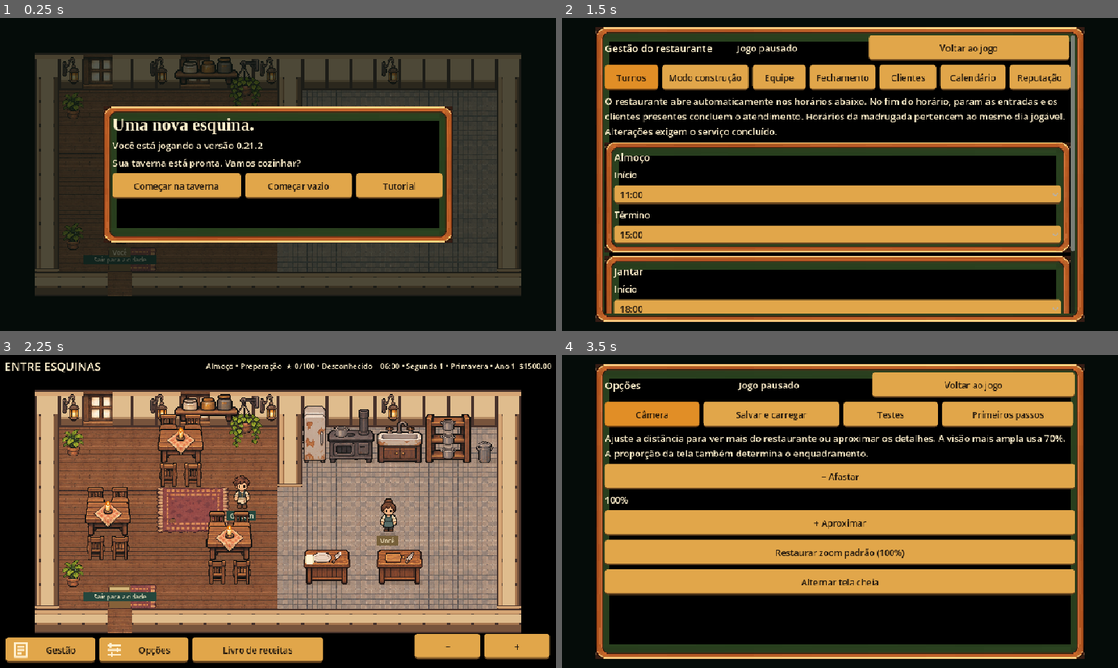
Above: before the commit, frames 1-4 (two rows, left to right).
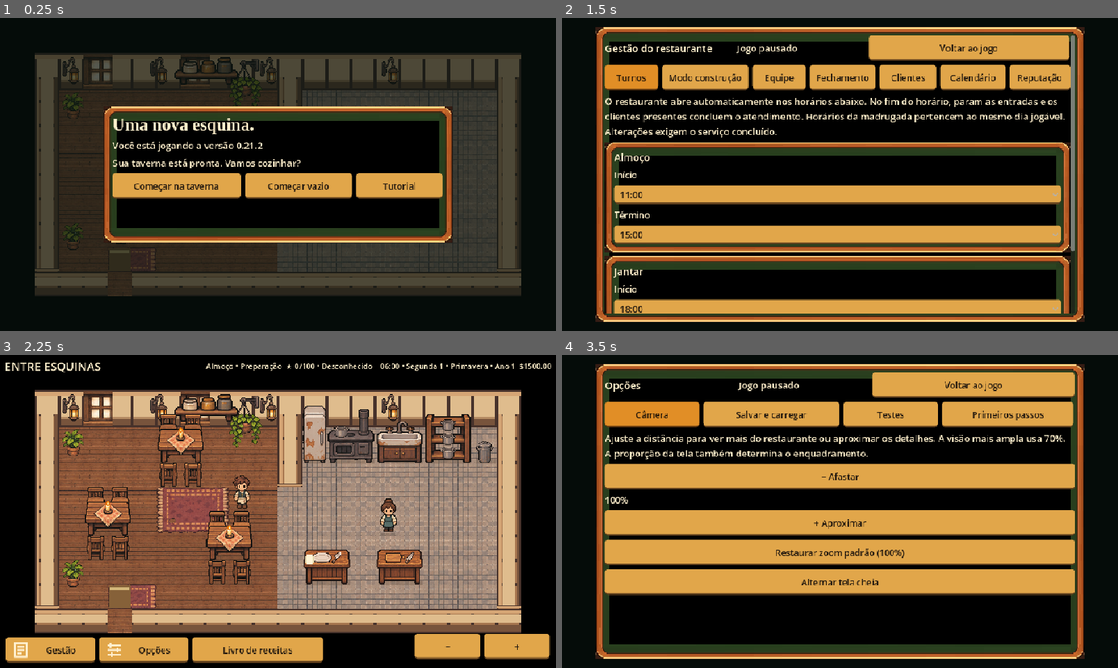
Above: after the commit, the same moments.

Repository: denerRsilva/Entre-Esquinas
Game: Godot game, scene res://mundo/Restaurante.tscn
Two runs of this game, one before a commit and one after it. Both use one fixed random seed, a clock stepped at 60 frames per second and the inputs below.
Inputs:
- Up to frame 1 (0.25 s): no input
- Up to frame 2 (1.5 s): click "Começar na taverna" at 0.5 s; click "Gestão" at 1.25 s
- Up to frame 3 (2.25 s): click "Voltar ao jogo" at 2 s
- Up to frame 4 (3.5 s): click "Opções" at 2.75 s

The runs differ from the first frame. In frame 1, 0.3% of the frame differs, in the area x 15-29%, y 73-79%; in frame 2, nothing differs; in frame 3, 0.6%, in the area x 15-72%, y 49-79%; in frame 4, nothing differs.

Commit message:
Remove automatic feedback windows and floating labels from gameplay

Diff:
--- a/godot/interface/Hud.gd
+++ b/godot/interface/Hud.gd
@@ -20,8 +20,6 @@
 	area("ordersHud",Rect2(710,74,245,170))
 	area("kitchenStatus",Rect2(8,74,320,120))
 	area("context",Rect2(150,360,500,110),false,false)
-	area("hint",Rect2(10,604,610,42),false,true)
-	area("notice",Rect2(10,500,520,70),false,true)
 	area("dock",Rect2(10,647,550,48),false,false)
 	area("actions",Rect2(720,641,234,54),false,false)
 	area("catalog",Rect2(10,649,168,44),false,false)
@@ -103,8 +101,6 @@
 	region("hud",Rect2(8,5,w-16,47))
 	region("ordersHud",Rect2(w-253,64,245,minf(210,h-150)))
 	region("kitchenStatus",Rect2(8,64,minf(320,w*0.34),minf(180,h-160)))
-	region("hint",Rect2(10,h-96,minf(610,w-290),42))
-	region("notice",Rect2(10,maxf(64,h-200),minf(520,w-20),70))
 	region("dock",Rect2(10,h-53,minf(550,w-280),48))
 	region("actions",Rect2(w-244,h-59,234,54))
 	region("catalog",Rect2(10,h-51,168,44))
@@ -145,12 +141,6 @@
 				var panel_y := anchor_y-100.0 if anchor_y>=160.0 else anchor_y+80.0
 				var width: float = entry[2].size.x
 				root.position=Vector2(clampf((float(anchor.x)+float(anchor.w)/2.0)*40.0*float(cam[2])-float(cam[0])*float(cam[2])-width/2,layout_bounds.position.x+5,layout_bounds.end.x-width-5),clampf(panel_y,layout_bounds.position.y+60,layout_bounds.end.y-120))
-		if key=="notice":
-			var notice_y:=layout_bounds.position.y+maxf(64,layout_size.y-200)
-			if slots.context[0].visible:
-				var actions_y:float=slots.context[0].position.y
-				notice_y=actions_y-80.0 if actions_y>=140.0 else actions_y+120.0
-			root.position=Vector2(layout_bounds.position.x+10,clampf(notice_y,layout_bounds.position.y+60,layout_bounds.end.y-100))
 		var progress_values: Array = []
 		var signature:String=JSON.stringify(progress_signature(item,progress_values) if key in ["kitchenStatus","ordersHud"] else item)
 		if cache.get(key)==signature:
--- a/godot/interface/PainelJogoNativo.gd
+++ b/godot/interface/PainelJogoNativo.gd
@@ -86,7 +86,11 @@
 		if not SCENE.same(selected,c.id) and not SCENE.same(selected,c.seat) and (table==null or not SCENE.same(selected,table.id)):continue
 		var target := row(s,rows,selected_object if selected_object!=null else chair if chair!=null else c)
 		if c.state=="waiting":target.children.append(button("Anotar pedido","note",{"kind":"customer","id":c.id}))
-		if c.state=="ordered":target.children.append(button("Servir "+SERVICE.RECIPES.data[c.recipe].name,"serve",{"kind":"customer","id":c.id,"recipe":c.recipe}))
+		if c.state=="ordered":
+			target.children.append(button("Servir "+SERVICE.RECIPES.data[c.recipe].name,"serve",{"kind":"customer","id":c.id,"recipe":c.recipe}))
+			var order = service.find(s.orders,c.order)
+			if model.get("cleanView",false) and order!=null and order.state=="ordered":
+				target.children.append(button("Pedido prioritário" if s.priority==order.id else "Priorizar pedido","note",{"kind":"priority","id":order.id}))
 	return node("div",rows.values(),"context")
 func kitchen_status(s: Dictionary) -> Dictionary:
 	var jobs: Array = []
@@ -113,6 +117,8 @@
 	var status := "Encerrando o dia" if s.clock.ending else "Concluindo" if s.closing else "Aberto" if s.open else "Encerrado" if s.clock.minute>=hours.end else "Preparação" if s.clock.minute<hours.start else "Fechado"
 	var date := CALENDAR.date(int(s.day))
 	var summary: String = period+" • "+status+"  ★ "+str(int(s.reputation.score))+"/100 • "+CALENDAR.reputation_level(s.reputation.score)+"    "+CALENDAR.time_text(s.clock.minute)+" • "+date.weekday+" "+str(date.day)+" • "+date.season+" • Ano "+str(date.year)+"  $%.2f"%s.cash
+	if model.get("cleanView",false):
+		return {"hud":node("div",[plain(summary)],"hud"),"openBtn":null,"ordersHud":null,"kitchenStatus":null,"context":context(s,model)}
 	var orders: Array = []
 	for c in s.customers:
 		if c.state!="waiting":continue
--- a/godot/project.godot
+++ b/godot/project.godot
@@ -1,7 +1,7 @@
 config_version=5
 [application]
 config/name="Entre Esquinas — Restaurante"
-config/version="0.21.2-godot.28"
+config/version="0.21.2-godot.29"
 run/main_scene="res://mundo/Restaurante.tscn"
 run/max_fps=60
 config/features=PackedStringArray("4.6", "GL Compatibility")
--- a/godot/qa/BarrasAnimadasUI.gd
+++ b/godot/qa/BarrasAnimadasUI.gd
@@ -36,7 +36,11 @@
 		if op[0]=="progress" and str(op[1]).begins_with("patience:"):patient_bar=true
 	check(patient_bar,"Cliente aguardando mostra paciência no cenário")
 	g.hud.sync(packet);await layout()
-	check(g.hud.order_bars.size()==1 and g.hud.order_bars[0].value>0,"Cliente tem barra correspondente no painel de pedidos")
+	check(not g.hud.slots.ordersHud[0].visible and packet.ui.ordersHud==null,"Paciência fica só no cenário, sem painel automático duplicado")
+	# The reusable progress control is still tested independently of gameplay HUD.
+	packet.ui.ordersHud={"tag":"div","children":[{"tag":"div","children":[{"tag":"progress","max":1,"value":0.8,"color":"patience"}]}]}
+	g.hud.sync(packet);await layout()
+	check(g.hud.order_bars.size()==1 and g.hud.order_bars[0].value>0,"Controle reutilizável mantém valores fracionários")
 	var id: int = g.hud.order_bars[0].get_instance_id()
 	for child in packet.ui.ordersHud.children[0].children:
 		if child.tag=="progress":child.value=0.91
--- /dev/null
+++ b/godot/qa/InterfaceLimpaUI.gd
@@ -0,0 +1,54 @@
+extends "res://qa/BaseInterfaceNativa.gd"
+func clean(label: String) -> Dictionary:
+	var packet: Dictionary = g.session.step(0,[])
+	g.hud.sync(packet)
+	check(not packet.ui.has("notice") and not packet.ui.has("hint"),label+": sem aviso flutuante")
+	check(packet.ui.get("ordersHud")==null and packet.ui.get("kitchenStatus")==null,label+": sem painéis automáticos")
+	check(not g.hud.slots.ordersHud[0].visible and not g.hud.slots.kitchenStatus[0].visible,label+": janelas de feedback invisíveis")
+	for op in packet.scene:
+		if op[0]=="rect":check(op[5]!="#25473df2",label+": sem molduras de feedback sobre clientes")
+		if op[0]=="text":check(op[3] in ["✦","!"],label+": sem nomes, instruções ou confirmações no cenário")
+	return packet
+func run():
+	await start_game()
+	check(not g.hud.slots.has("notice") and not g.hud.slots.has("hint"),"HUD não cria janelas de notificação")
+	clean("Início mobiliado")
+	g.session.notify("Mensagem de teste de sucesso");g.tick(0);clean("Ação concluída")
+	g.session.notify("Mensagem de teste de erro",true);g.tick(0);clean("Ação indisponível")
+	await take("frango");await click_object("prep")
+	var packet := clean("Corte em andamento")
+	check(packet.scene.any(func(op):return op[0]=="progress" and str(op[1]).begins_with("task:")),"Corte mantém barra animada no objeto")
+	advance(2.1)
+	check(g.session.state.player.hand.item=="frango_cut","Corte termina e devolve ingrediente sem precisar de notificação")
+	clean("Corte concluído")
+	await click_object("stove")
+	packet=clean("Interação com fogão")
+	g.session.selected=null;g.tick(0)
+	await click_object("fridge")
+	check(g.frame_data.modal=="management" and g.hud.slots.modal[0].visible,"Inventário continua acessível por interação")
+	g.session.close_dialog();g.tick(0)
+	g.session.open_dialog("options");g.tick(0)
+	check(g.hud.slots.modal[0].visible,"Opções continuam acessíveis")
+	g.session.close_dialog();g.tick(0)
+	g.session.enter_construction();g.session.begin_build("worktable");g.tick(0)
+	check(g.hud.slots.build[0].visible,"Confirmação necessária da construção continua disponível")
+	g.session.root_action("exitConstruction");g.tick(0)
+	var s: Dictionary = g.session.state
+	g.session.ADMIN.test_clock(s,660);g.tick(0)
+	var sim = g.session.simulation
+	sim.service.random_source=func():return 0.5
+	check(sim.spawn(s),"Cliente entra para verificar interação sem painel de pedidos")
+	var customer: Dictionary = s.customers[0]
+	customer.state="waiting";customer.motion=null;customer.goal=null
+	var chair = g.session.BUILD.find(s.objects,customer.seat)
+	customer.x=chair.x;customer.y=chair.y
+	s.player.x=chair.x;s.player.y=chair.y+1;s.player.motion=null;s.player.goal=null
+	sim.service.begin(s,customer,"service");sim.service.take_order(s,s.player,customer)
+	g.session.selected=customer.id;g.tick(0);await layout()
+	check(await press("Priorizar pedido") and s.priority==customer.order,"Prioridade continua acessível ao interagir com cliente")
+	packet=clean("Cliente com pedido")
+	check(packet.scene.any(func(op):return op[0]=="food" and op[1]==customer.recipe),"Pedido continua identificado por ícone de comida")
+	if "--capture" in OS.get_cmdline_user_args():
+		root.mode=Window.MODE_WINDOWED;root.size=Vector2i(1920,1080);await layout();g.tick(0);await layout();await RenderingServer.frame_post_draw
+		root.get_texture().get_image().save_png("/tmp/esquinas-interface-limpa.png")
+	await finish()
--- a/godot/simulacao/nativa/Cena.gd
+++ b/godot/simulacao/nativa/Cena.gd
@@ -10,6 +10,7 @@
 const PORTALS = {"restaurant":[{"x":7,"y":14,"name":"Sair para a cidade"}],"street":[{"x":12,"y":5,"name":"Entrar no restaurante"}],"stock":[{"x":21,"y":14,"name":"Voltar à cozinha"}]}
 var commands: Array = []
 var alpha := 1.0
+var clean_view := false
 var facing: Dictionary = {}
 var velocity: Variant = null
 var identities: Dictionary = {}
@@ -20,6 +21,7 @@
 func box(x: float,y: float,w: float,h: float,color: String) -> void:commands.append(["rect",FOOD.pixel(x),FOOD.pixel(y),FOOD.pixel(w),FOOD.pixel(h),color,alpha])
 func text(value: String,x: float,y: float,size: int,color: String,align: String = "center") -> void:commands.append(["text",FOOD.pixel(x),FOOD.pixel(y),value,size,color,align])
 func label(value: String,x: float,y: float,color: String = "#25473d") -> void:
+	if clean_view:return
 	var width := (value.to_utf16_buffer().size()/2)*10*0.60+12
 	box(x-width/2,y-10,width,16,color);text(value,x,y+2,10,"#fff0ce")
 func food(item: String,x: float,y: float,w: float,h: float) -> bool:
@@ -100,13 +102,15 @@
 	if construction:return
 	if a.id=="player":label("Você",x,bottom+12,"#77603a")
 	elif a.id.begins_with("worker"):label("Logística" if a.id=="worker1" else "Garçom",x,bottom+11)
-	elif a.get("recipe")!=null and a.get("order")!=null and a.state in ["ordered","eating"]:box(x-17,bottom-82,34,28,"#25473df2");food(a.recipe,x-15,bottom-82,30,26)
+	elif a.get("recipe")!=null and a.get("order")!=null and a.state in ["ordered","eating"]:
+		if not clean_view:box(x-17,bottom-82,34,28,"#25473df2")
+		food(a.recipe,x-15,bottom-82,30,26)
 	elif same(selected,a.id):label({"lia":"Lia","beto":"Beto","nina":"Nina"}.get(a.id,"Cliente"),x,bottom+11)
 	if a.wait>=5:label("Aguardando passagem",x,bottom-68,"#78503a")
 	if a.get("experience")!=null:
 		var indicator = service.indicator(s,a)
 		if indicator!=null:
-			box(x+18,bottom-82,28,25,"#25473df2");text(indicator.emoji,x+32,bottom-62,20,"#fff3d5")
+			if not clean_view:box(x+18,bottom-82,28,25,"#25473df2");text(indicator.emoji,x+32,bottom-62,20,"#fff3d5")
 			if indicator.phase!=null:commands.append(["progress","patience:"+str(a.id)+":"+str(indicator.phase),x-22,bottom-94,44,8,indicator.ratio,"patience"])
 static func table_plate_position(table: Dictionary,chair: Dictionary) -> Vector2:
 	var rect := MOVE.MAP.rect(table)
@@ -199,7 +203,7 @@
 	elif o.type=="kitchen" and STORE.ready_count(o)>0:label(str(STORE.ready_count(o))+" pratos prontos",x+w/2,y-20)
 	if o.get("feedback")!=null and o.feedback.until>s.time:label("✓ "+o.feedback.label,x+w/2,y-47,"#3b6448")
 func draw(s: Dictionary,ui: Dictionary,input: Variant = null) -> Array:
-	commands=[];alpha=1;velocity=input;identities=ui.get("actorTokens",{})
+	commands=[];alpha=1;clean_view=ui.get("cleanView",false);velocity=input;identities=ui.get("actorTokens",{})
 	var room: String = s.player.room
 	if room=="street":label("ENCERRANDO" if s.closing else "ABERTO" if s.open else "FECHADO",675,200,"#3b6448" if s.open else "#77503a")
 	if room=="restaurant" and not s.singleRoom:
@@ -258,7 +262,7 @@
 	return commands
 
 func feedback(s: Dictionary) -> void:
-	for a in MOVE.ACTORS.actors(s):
+	for a in ([] if clean_view else MOVE.ACTORS.actors(s)):
 		if a.room!=s.player.room or a.get("carry")==null or a.carry.kind!="dish":continue
 		var pos := MOVE.position(a)
 		box(pos.x*40+9,pos.y*40-48,23,17,"#25473de0")
--- a/godot/simulacao/nativa/SessaoCompleta.gd
+++ b/godot/simulacao/nativa/SessaoCompleta.gd
@@ -327,7 +327,7 @@
 		return {"modal":admin_ui.render(state,{"mode":mode,"tab":tab,"object":dialog_object,"camera":camera_level,"generation":generation,"notice":menu_notice},panel)}
 	if construction:
 		var result := {"catalog":node("div",[button("Construção","toggleCatalog")],"constructionControls")}
-		if drawer:result.drawer=node("div",[node("div",[node("b",[ …(172 unchanged characters)… 2f"%state.cash),catalog_ui.render(state),label(state.message)],"constructionDrawer")
+		if drawer:result.drawer=node("div",[node("div",[node("b",[ …(172 unchanged characters)… 2f"%state.cash),catalog_ui.render(state)],"constructionDrawer")
 		if building!=null:
 			var error = preview_error()
 			var is_kit: bool = BUILD.TABLE_KITS.has(building.type)
@@ -342,11 +342,9 @@
 			result.build=node("div",[node("b",[text(("Mover: " if building.moving!=null else "Instalar: ")+BUILD.CATALOG.data[building.type].name)]),label(error if error!=null else hint),node("div",actions,"","buildActions")],"buildBar")
 		return result
 	var door := CAMERA.door(state,camera,viewport,rect,false,false,false)
-	var result: Dictionary = game_ui.render(state,{"selectedObject":selected,"constructionMode":false,"modal":false,"building":building,"doorHidden":door.hidden},velocity)
-	for key in ["ordersHud","kitchenStatus"]:result[key]=food_ui.decorate(result[key])
+	var result: Dictionary = game_ui.render(state,{"selectedObject":selected,"constructionMode":false,"modal":false,"building":building,"doorHidden":door.hidden,"cleanView":true},velocity)
 	result.dock=node("div",[button("Gestão","management",false,"menuBtn",game_ui.icon("note")),button("Opções","options",false,"optionsBtn",game_ui.icon("options")),button("Livro de receitas","recipes")],"dock")
 	result.actions=node("div",[button("−","zoomOut",camera_level<=0.7),button("+","zoomIn",camera_level>=2)],"actions")
-	if clock<=notice_until:result.notice=food_ui.decorate(node("div",[text(state.message)],"notice"))
 	return result
 func step(dt: float,events: Array) -> Dictionary:
 	for event in events:
@@ -379,7 +377,7 @@
 			if played_heat.get(object.id)==tone:continue
 			played_heat[object.id]=tone;sounds.append(660 if object.get("heatStage")=="ready" else 440 if object.get("heatStage")=="over" else 220)
 	update_camera()
-	var scene := renderer.draw(state,{"selectedObject":selected,"constructionMode":construction,"building":building,"hover":hover,"feedback":true},velocity)
+	var scene := renderer.draw(state,{"selectedObject":selected,"constructionMode":construction,"building":building,"hover":hover,"feedback":true,"cleanView":true},velocity)
 	var door := CAMERA.door(state,camera,viewport,rect,construction,not modal.is_empty(),modal=="welcome")
 	var packet := {"singleRoom":state.singleRoom,"compact":state.compact,"room":state.player.room,"camera":[camera.x,camer …(229 unchanged characters)…
 	writes.clear();sounds.clear()
Not shown, changed: godot/export_presets.cfg
Not shown, added: godot/qa/InterfaceLimpaUI.gd.uid
Not shown, added: docs/interface-sem-avisos.md
Not shown, changed: scripts/testar-migracao.sh
